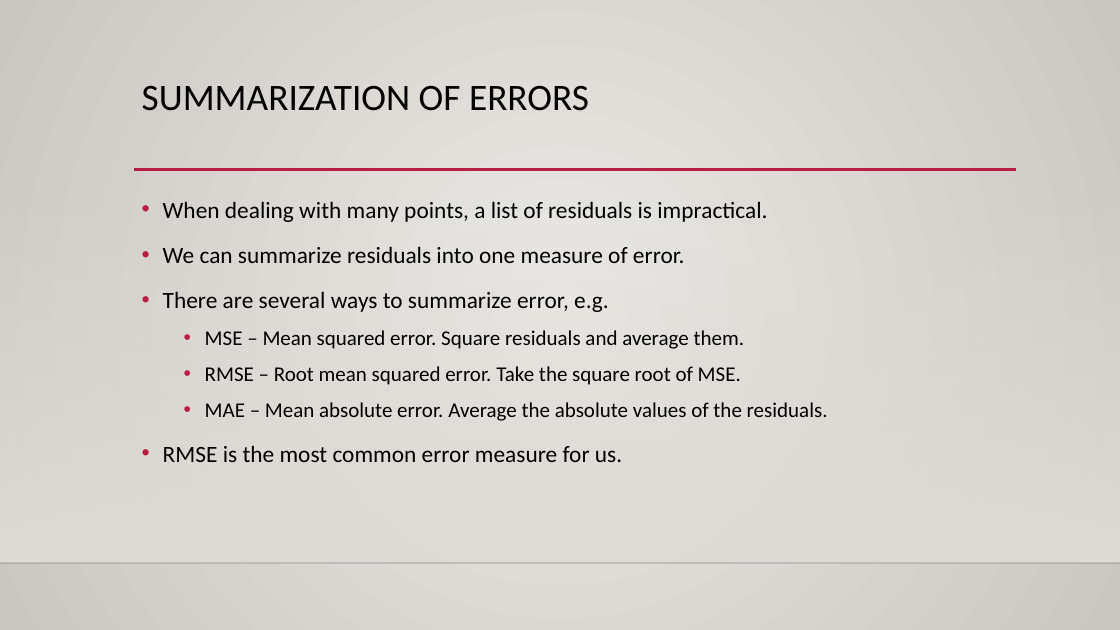
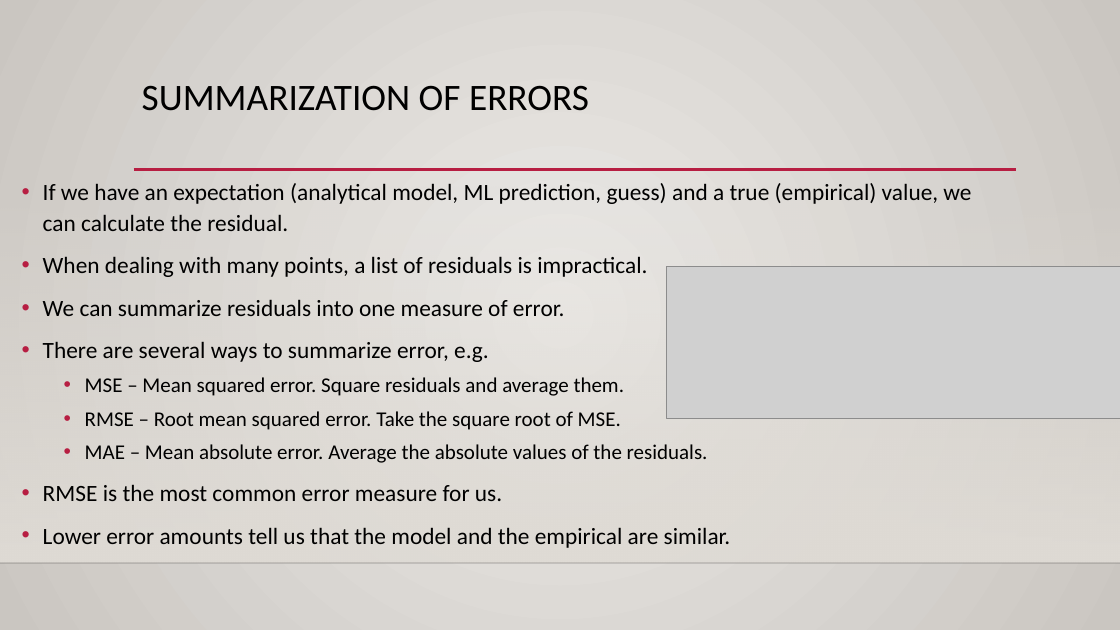
Before and after one commit to AkeemSemper/Basic_Stats_in_Python_Student_Workbooks, a slide deck: slide 6 of reference_material/slides/012_Errors.pptx (slide 4 before the commit). Drawn at 1120x630 pixels with LibreOffice and Linux fonts; fonts in the diff are those of the drawing; grey boxes stand for pictures; background and template pictures are left out. Boxes give left, top, right and bottom in pixels: in the first picture for what was removed or moved away, otherwise in the second. Text is boxed around its words. In the diff, an @@ line names an element or a change of style, - is before the commit and + after.

```diff
--- a/reference_material/slides/012_Errors.pptx
+++ b/reference_material/slides/012_Errors.pptx
@@ text "If we have an expectation ..." moved from (x1=163, y1=201, x2=828, y2=462) to (x1=43, y1=183, x2=971, y2=548) @@
@@ text at (x1=43, y1=183, x2=971, y2=231): paragraph added @@
+• If we have an expectation (analytical model, ML prediction, guess) and a true (empirical) value, we can calculate the residual.
@@ text at (x1=43, y1=256, x2=708, y2=501): line spacing 1.2 to 1.1 @@
@@ picture added at (x1=666, y1=266, x2=1120, y2=418) @@
@@ text at (x1=43, y1=527, x2=731, y2=548): paragraph added @@
+• Lower error amounts tell us that the model and the empirical are similar.
```
Also in this commit, not shown: 3 other slides changed, 2 slides added, 33 other files.
